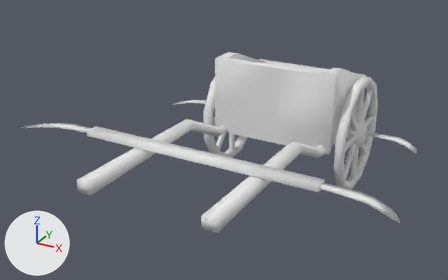
The COLLADA model binaries/data/mods/public/art/animation/mechanical/pers_chariot_a_idle.dae, before and after one commit.
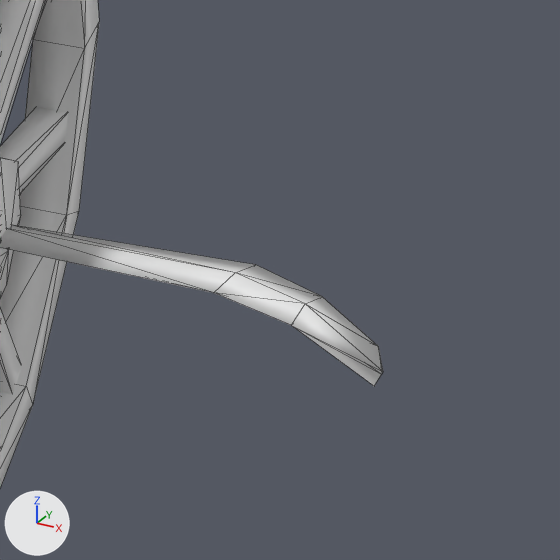
Old and new are each drawn whole from a 50 mm lens placed at (0.2, -0.388, 0.26), pointed at (-0.017, 0.007, 0.062) and again close up on the part from 81% to 99% of the width and 36% to 63% of the height. Lighting does not change. The marker at lower left points along +X, +Y and +Z. The close-ups show mesh edges as thin lines. Where no turn or scale is listed for an object, it has been applied to the vertices. Vertices at the same position are counted once.

Names of what the first close-up shows: 'chariota'.
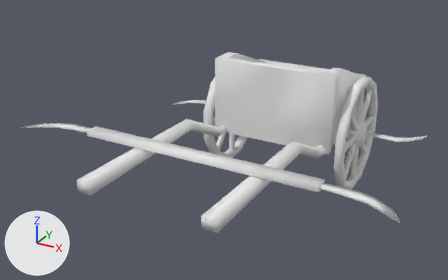
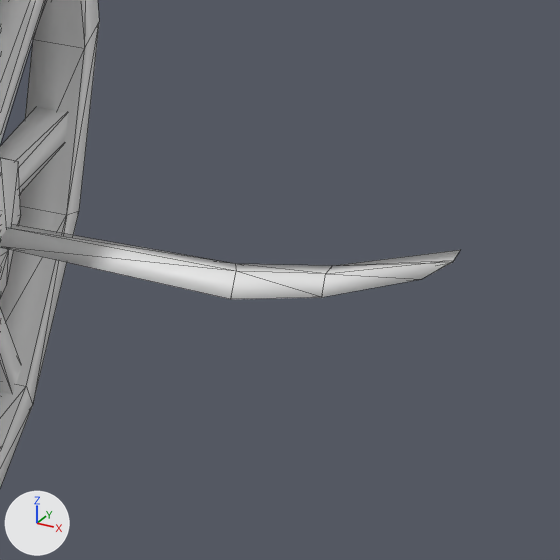
Location of each change, (x1, y1, x2, y2) in pixels of the close-ups (560 x 560 px; the box of a moved part takes in the faces that stretch with it):
'chariota', reshaped: before (0, 0, 383, 488); after (0, 0, 460, 488)
part 1 of me_chariota, moved or reshaped: before (0, 225, 383, 386); after (0, 225, 460, 299)

What changed in the scene script:
```text
Change me_chariota:
    where me_chariota.from_pydata(...)  # 363 vertices, 587 faces; spans x -0.143..0.143, y -0.125..0.152, z -0.001..0.111
    used by ob_chariota; location = (0.0, 0.0, 0.0)
    me_chariota part 1: the loose piece of 16 vertices spanning x 0.068..0.117, y 0.083..0.11, z 0.049..0.05 is turned 180 degrees about the x axis through its middle, then moved by (0.0, 0.016, 0.0)
```
